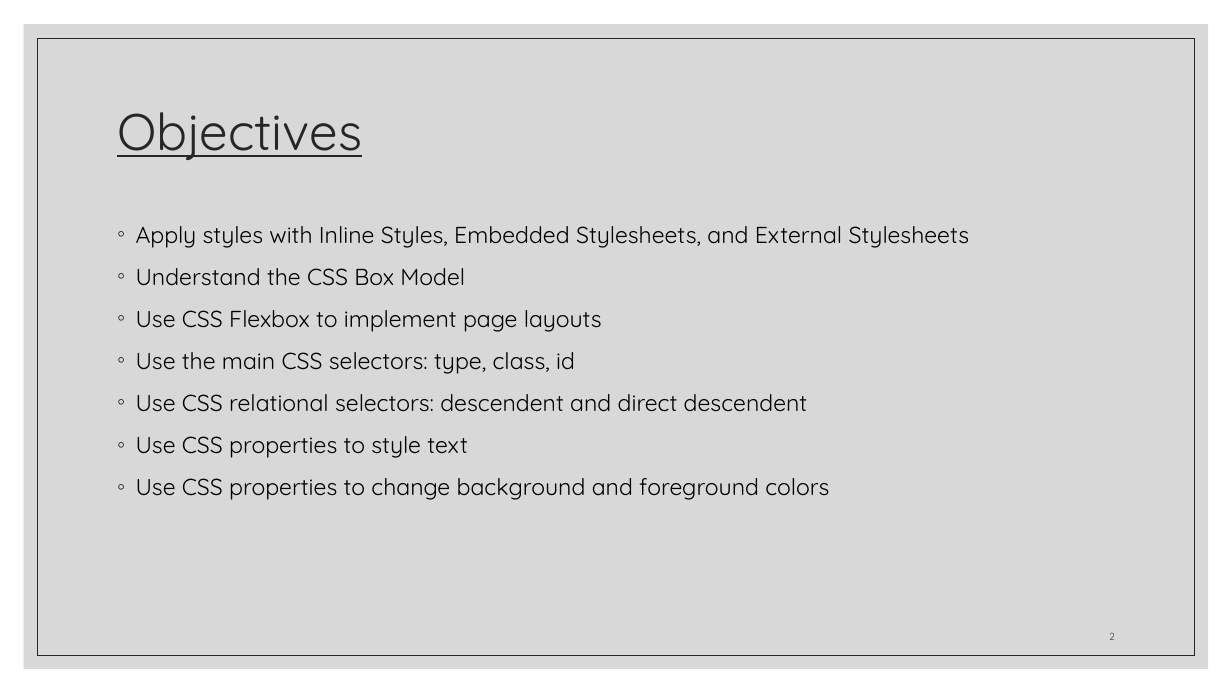
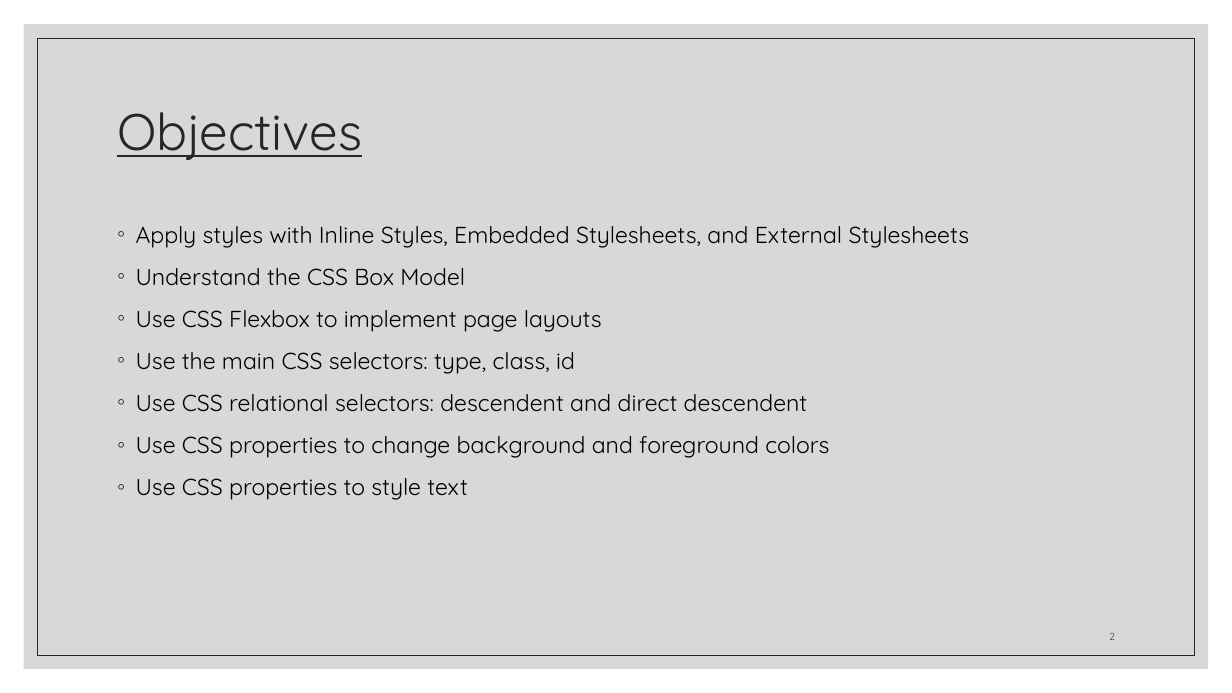
Before and after one commit to zackstotts/base-node-curriculum, a slide deck: slide 2 of unit_00/html_review/03 CSS.pptx. Drawn at 1232x693 pixels with LibreOffice and Linux fonts; fonts in the diff are those of the drawing. Boxes give left, top, right and bottom in pixels: in the first picture for what was removed or moved away, otherwise in the second. Text is boxed around its words. In the diff, an @@ line names an element or a change of style, - is before the commit and + after.

```diff
--- a/unit_00/html_review/03 CSS.pptx
+++ b/unit_00/html_review/03 CSS.pptx
@@ text at <box>136,436,829,458</box>: paragraph added @@
+◦ Use CSS properties to change background and foreground colors
@@ text at <box>136,478,829,500</box>: paragraph removed @@
-◦ Use CSS properties to change background and foreground colors
```
Also in this commit, not shown: 9 other slides changed, 20 slides added, 13 slides removed.
